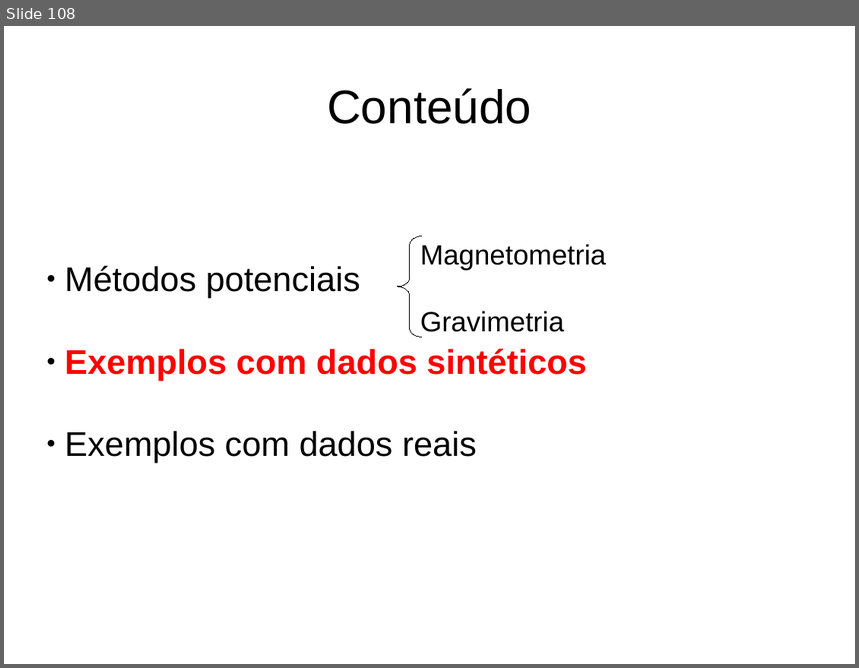
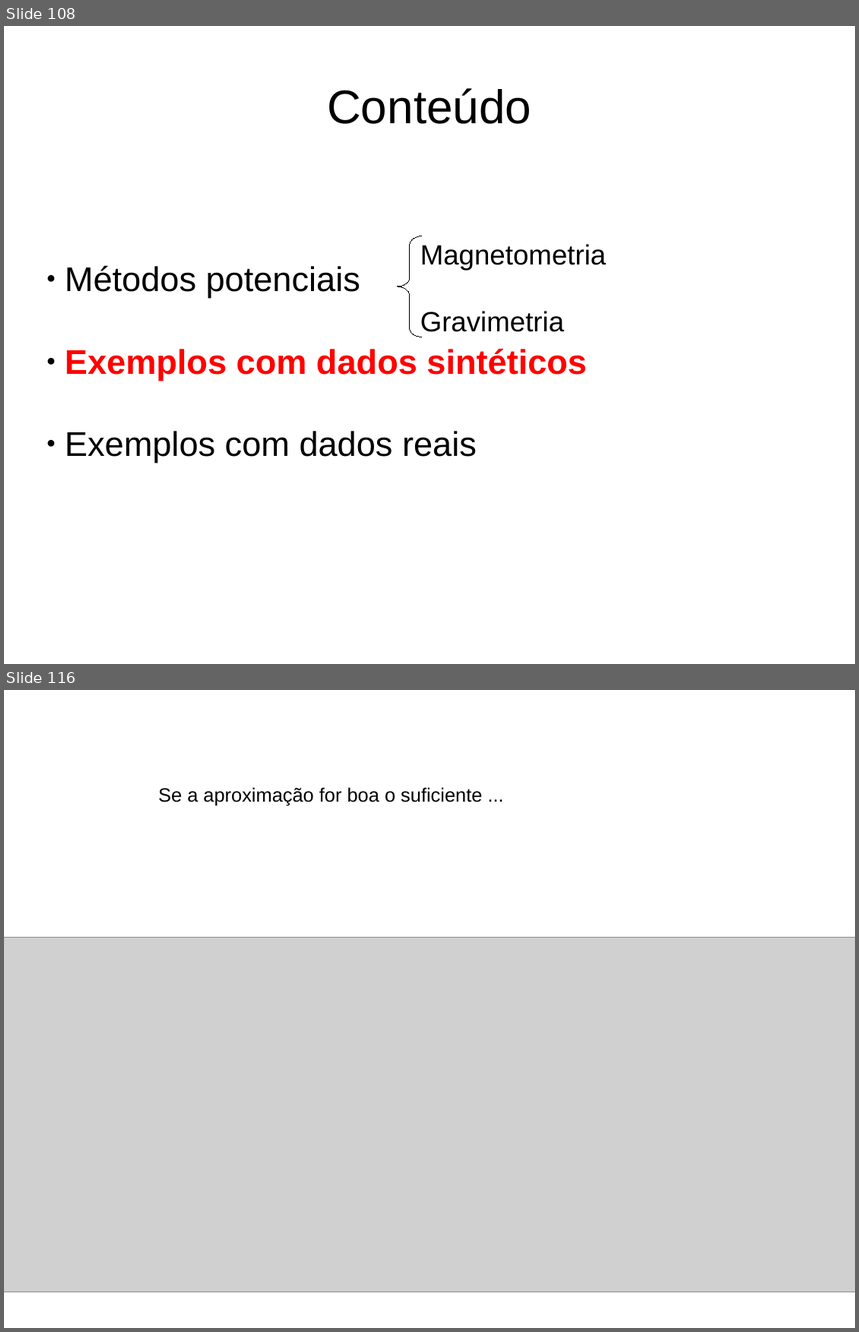
Before and after one commit to birocoles/UFRRJ-SEGEO2017, a slide deck: presentation/SEGEO2017.odp. Shown one above the other, each under a label of ours: slide 108 before the commit, slides 108 and 116 after it; the slides between them are not shown. The pictures are 859x668 and 859x1332 pixels, drawn with LibreOffice and Linux fonts; fonts in the diff are those of the drawing; grey boxes stand for pictures. Boxes give left, top, right and bottom in pixels: in the first picture for what was removed or moved away, otherwise in the second. Text is boxed around its words. In the diff, an @@ line names an element or a change of style, - is before the commit and + after.

```diff
--- a/presentation/SEGEO2017.odp
+++ b/presentation/SEGEO2017.odp
@@ slide 116 added at [4, 690, 855, 1328], background #FFFFFF @@
@@ text added at [158, 787, 482, 806], 18 pt, text #000000 @@
+Se a aproximação for boa o suficiente ...
@@ picture added at [4, 937, 855, 1293] @@
```
Also in this commit, not shown: 1 slide changed, 11 other slides added, 17 other files.
